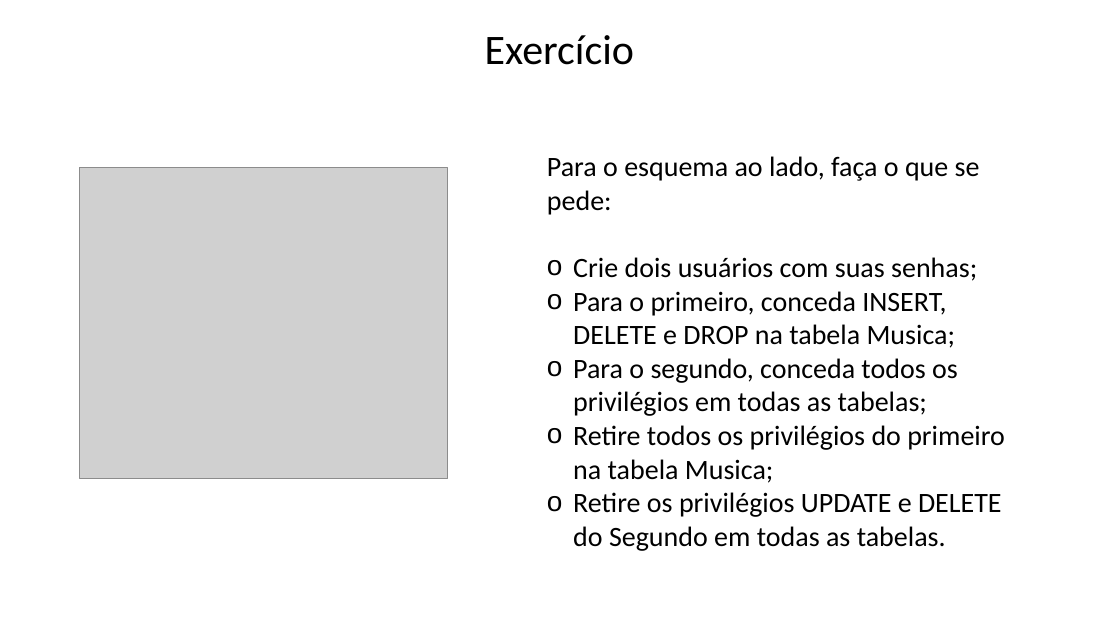
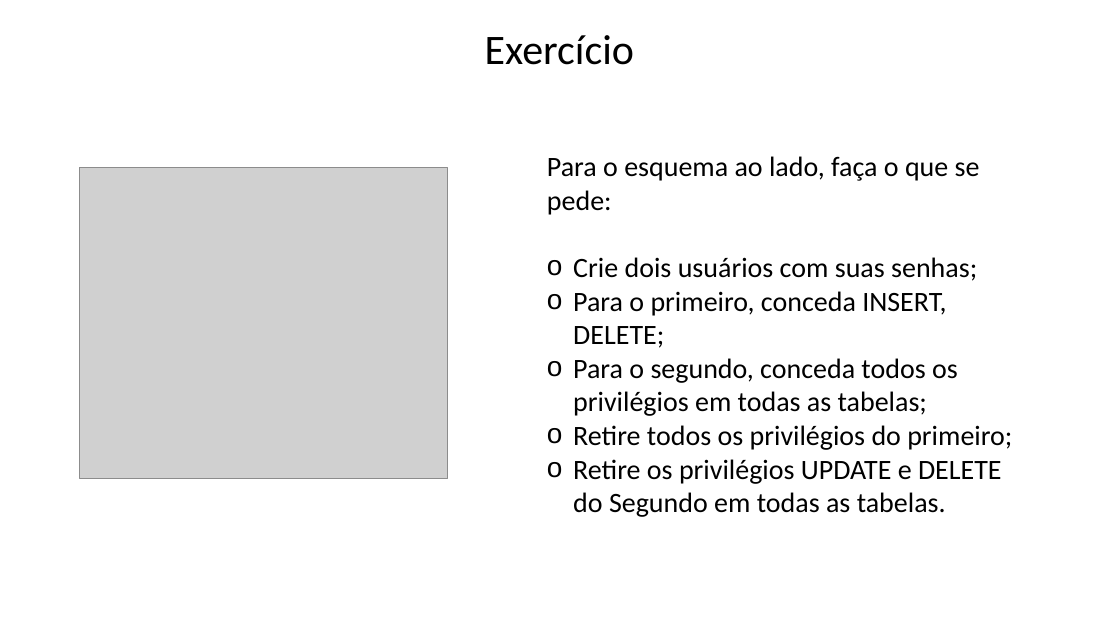
Before and after one commit to Felipe-Tagawa/C07-Monitoria, a slide deck: slide 8 of Aula 6/ComandosDCL.pptx. Drawn at 1120x630 pixels with LibreOffice and Linux fonts; fonts in the diff are those of the drawing; grey boxes stand for pictures; background and template pictures are left out. Boxes give left, top, right and bottom in pixels: in the first picture for what was removed or moved away, otherwise in the second. Text is boxed around its words. In the diff, an @@ line names an element or a change of style, - is before the commit and + after.

```diff
--- a/Aula 6/ComandosDCL.pptx
+++ b/Aula 6/ComandosDCL.pptx
@@ text at box(573, 291, 946, 348): text changed @@
-o Para o primeiro, conceda INSERT, DELETE e DROP na tabela Musica;
+o Para o primeiro, conceda INSERT, DELETE;
@@ text at box(573, 425, 1012, 450): text changed @@
-o Retire todos os privilégios do primeiro na tabela Musica;
+o Retire todos os privilégios do primeiro;
```
Also in this commit, not shown: 1 other slide changed, 3 other files.
